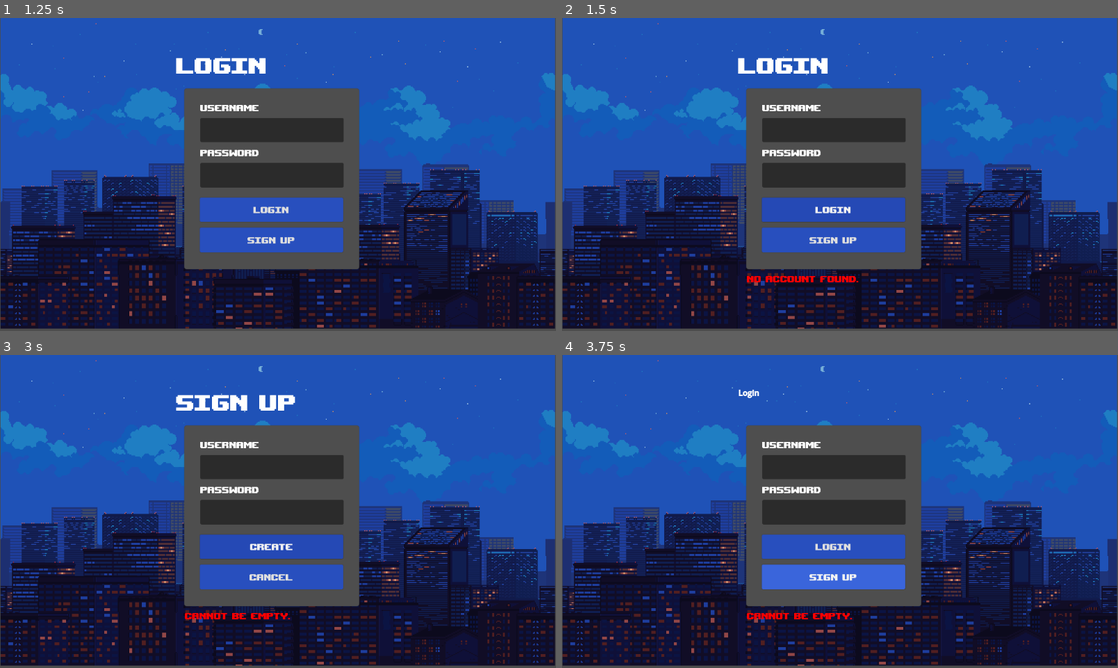
Above: before the commit, frames 1-4 (two rows, left to right).
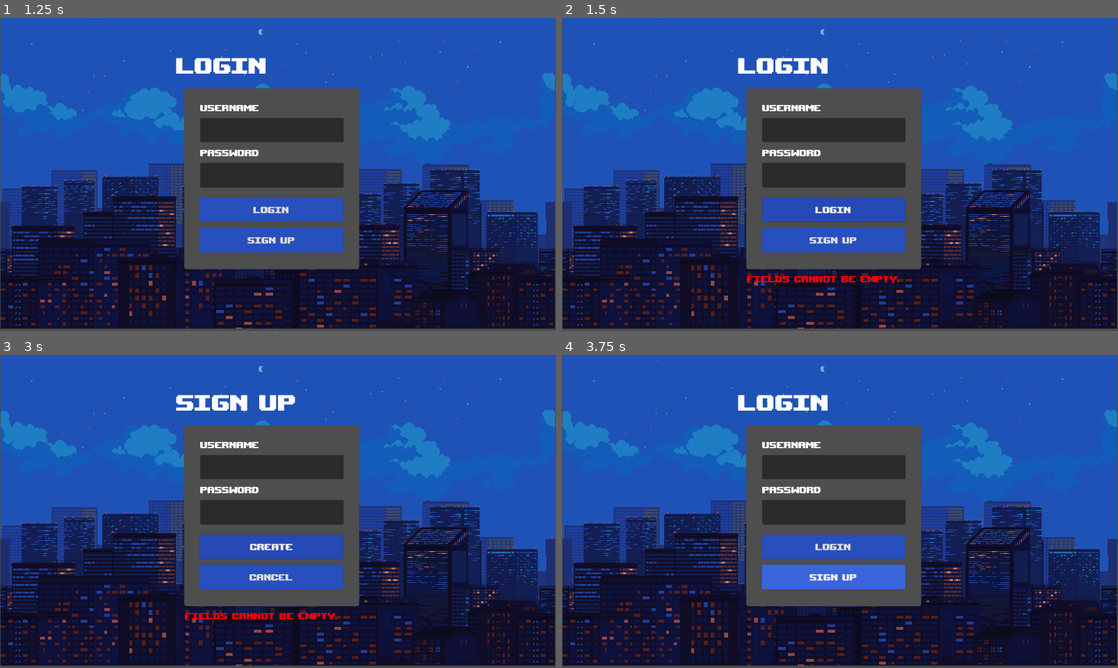
Above: after the commit, the same moments.

Repository: VinceAL-9/Mathfight
Game: Godot game, scene res://scenes/Whole game/menu_login.tscn
The game is run twice, just before and just after one commit, with the same random seed, the same clock (stepped at 60 frames per second) and the same inputs. This scene is started directly instead of the project's main scene.
Inputs (mouse positions are in pixels of both pictures, inside the frame that each line leads up to):
- Up to frame 1 (1.25 s): click (272, 130) at 0.52 s; type "Alex" at 0.6 s; click (272, 174) at 0.75 s; type "12" at 0.83 s
- Up to frame 2 (1.5 s): click "Login" at 1.25 s
- Up to frame 3 (3 s): click "Sign up" at 2 s; click "Create" at 2.75 s
- Up to frame 4 (3.75 s): click "Cancel" at 3.5 s

Frame 1 is identical in both runs. In frame 2, 0.4% of the frame differs, in the area x 33-61%, y 82-85%; in frame 3, 0.3%; in frame 4, 0.9%, in the area x 31-53%, y 10-85%.

Commit message:
New login menu with local database

Diff:
--- a/scenes/Whole game/menu_login.tscn
+++ b/scenes/Whole game/menu_login.tscn
@@ -272,7 +272,7 @@
 theme_override_font_sizes/font_size = 25
 text = "Username"
 
-[node name="Username" type="TextEdit" parent="LoginContainer/InputContainer"]
+[node name="Username" type="LineEdit" parent="LoginContainer/InputContainer"]
 layout_mode = 2
 size_flags_vertical = 3
 theme_override_fonts/font = ExtResource("3_ei3sb")
--- a/scripts/Whole game/menu_login.gd
+++ b/scripts/Whole game/menu_login.gd
@@ -1,76 +1,80 @@
 extends Control
 
 @onready var password_field = $LoginContainer/InputContainer/Password
+@onready var username_field = $LoginContainer/InputContainer/Username
+@onready var warning_text = $WarningText
+@onready var login_button = $LoginContainer/ButtonContainer/Login
+@onready var signup_button = $LoginContainer/ButtonContainer/Signup
+@onready var login_text = $LoginText
 @onready var transition = $Transition
-var stored_username := ""
-var stored_password_hash := ""
+
 var is_signing_up := false
-var password_vissable := false
+var config := ConfigFile.new()
+var FILE_PATH := "user://players.cfg"
 
 func _ready():
+	var err = config.load(FILE_PATH)
+	if err != OK:
+		print("No config file found, creating new one.")
+		config.save(FILE_PATH)
+	password_field.secret = true
 	transition.play("fade_in")
-	password_field.secret = true
 
-func _on_signup_button_down() -> void:
-	if !is_signing_up:
-		# Enter sign-up mode
-		is_signing_up = true
-		$LoginContainer/ButtonContainer/Login.text = "Create"
-		$LoginContainer/ButtonContainer/Signup.text = "Cancel"
-		$LoginContainer/InputContainer/Username.text = ""
-		$LoginContainer/InputContainer/Password.text = ""
-		$LoginText.bbcode_text = "Sign up"
-		$WarningText.bbcode_text = " "
-		print("Switched to sign-up mode")
+#para sa toggle ka mode
+func _on_signup_button_down():
+	is_signing_up = !is_signing_up
+	if is_signing_up:
+		login_button.text = "Create"
+		signup_button.text = "Cancel"
+		login_text.bbcode_text = "Sign up"
 	else:
-		# Cancel sign-up
-		is_signing_up = false
-		$LoginContainer/ButtonContainer/Login.text = "Login"
-		$LoginContainer/ButtonContainer/Signup.text = "Sign Up"
-		$LoginContainer/InputContainer/Username.text = ""
-		$LoginContainer/InputContainer/Password.text = ""
-		$LoginText.bbcode_text = "[b]Login[/b]"
-		print("Cancelled sign-up")
+		login_button.text = "Login"
+		signup_button.text = "Sign Up"
+		login_text.bbcode_text = "Login"
+	username_field.text = ""
+	password_field.text = ""
+	warning_text.bbcode_text = " "
 
-func _on_login_button_down() -> void:
+func _on_login_button_down():
+	var username = username_field.text.strip_edges()
+	var password = password_field.text
+
+	if username == "" or password == "":
+		warning_text.bbcode_text = "[color=red]Fields cannot be empty.[/color]"
+		return
+
+#if ara sa sign up mode and user does not exist make new user
 	if is_signing_up:
-		# Create account
-		stored_username = $LoginContainer/InputContainer/Username.text.strip_edges()
-		stored_password_hash = $LoginContainer/InputContainer/Password.text.sha256_text()
+		if config.has_section_key("users", username):
+			warning_text.bbcode_text = "[color=red]Username already exists.[/color]"
+			return
+		config.set_value("users", username, password.sha256_text())
+		config.save(FILE_PATH)
+		warning_text.bbcode_text = "[color=green]Account created![/color]"
+		_on_signup_button_down()
 
-		if stored_username == "" or $LoginContainer/InputContainer/Password.text == "":
-			$WarningText.bbcode_text = "[color=red]Cannot be empty.[/color]"
+#if ara sa  log in mode, cant have same username with other acc checks if acc exist
+	else:
+		if !config.has_section_key("users", username):
+			warning_text.bbcode_text = "[color=red]No account found.[/color]"
 			return
 
-		print("Account created! Username: %s | Password hash: %s" % [stored_username, stored_password_hash])
-		$WarningText.bbcode_text = "[color=green]Account created![/color]"
-		$LoginText.bbcode_text = "Login"
+		var saved_hash = config.get_value("users", username)
+		if saved_hash == password.sha256_text():
+			warning_text.bbcode_text = "[color=green]Login successful![/color]"
+			# Load user profile
+			var profile = load_user_profile(username)
+			print("User profile loaded: ", profile)
 
-		# Reset UI
-		is_signing_up = false
-		$LoginContainer/ButtonContainer/Login.text = "Login"
-		$LoginContainer/ButtonContainer/Signup.text = "Sign Up"
-		$LoginContainer/InputContainer/Username.text = ""
-		$LoginContainer/InputContainer/Password.text = ""
-	else:
-		# Try login
-		if stored_username == "":
-			print("No account created yet.")
-			$WarningText.bbcode_text = "[color=red]No account found.[/color]"
-			return
-
-		var input_user = $LoginContainer/InputContainer/Username.text.strip_edges()
-		var input_pass_hash = $LoginContainer/InputContainer/Password.text.sha256_text()
-
-		if input_user == stored_username and input_pass_hash == stored_password_hash:
-			print("Login successful!")
-			$WarningText.bbcode_text = "[color=green]Login successful! %s[/color]" % input_user
 			transition.play("fade_out")
 			await get_tree().create_timer(1).timeout
 			Functions.load_screen_to_scene("res://scenes/Whole game/main_menu.tscn")
 		else:
-			print("Login failed.")
-			$WarningText.bbcode_text = "[color=red]Incorrect username or password.[/color]"
+			warning_text.bbcode_text = "[color=red]Incorrect password.[/color]"
 
-		$LoginContainer/InputContainer/Username.text = ""
-		$LoginContainer/InputContainer/Password.text = ""
+	username_field.text = ""
+	password_field.text = ""
+
+# Load user profile, returning just the username
+func load_user_profile(username: String) -> String:
+	return username
